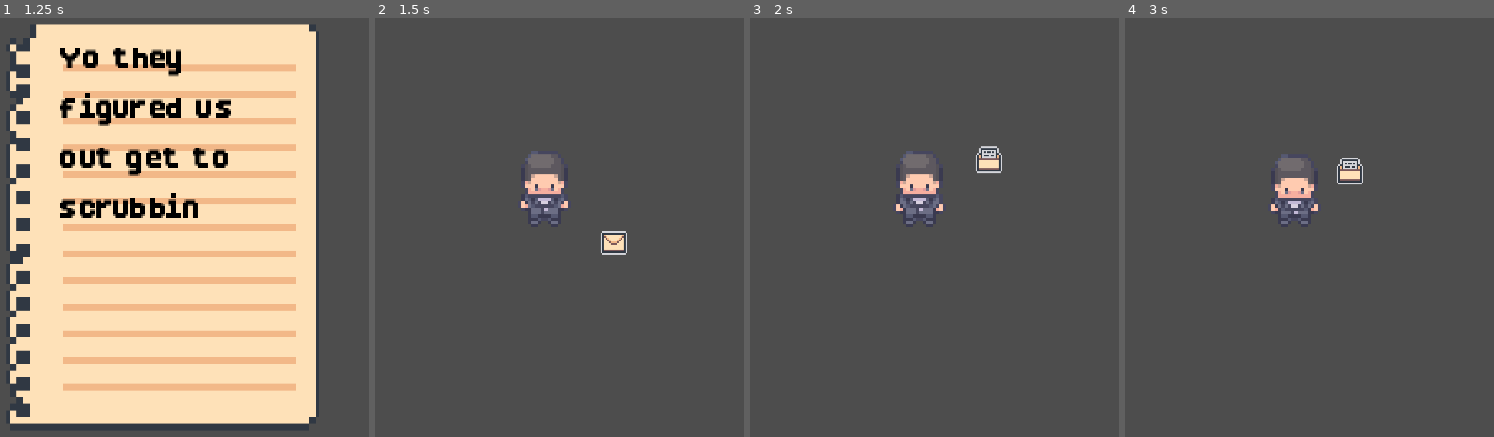
Above: before the commit, frames 1-4 (left to right).
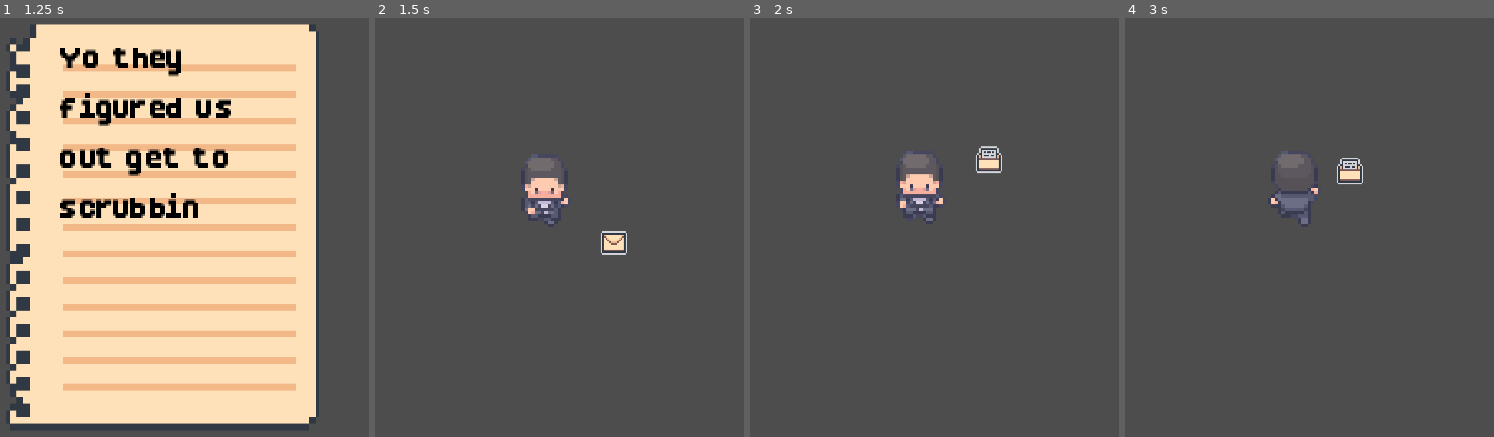
Above: after the commit, the same moments.

Repository: CISC204-S26/hw4-mrcheng-nabilmou
Game: Godot game, scene res://SCENES/Main.tscn
Two runs of this game, one before a commit and one after it. Both use one fixed random seed, a clock stepped at 60 frames per second and the inputs below.
Inputs:
- Up to frame 1 (1.25 s): hold D (Right) from 0.53 s (still down); tap E (Interact) at 0.6 s
- Up to frame 2 (1.5 s): tap Enter at 1.25 s; release D (Right) at 1.28 s; hold S (Down) from 1.28 s (still down); tap E (Interact) at 1.35 s
- Up to frame 3 (2 s): keep holding S (Down)
- Up to frame 4 (3 s): release S (Down) at 2.03 s; hold D (Right) 2.03-2.78 s; tap E (Interact) at 2.1, 2.85 s; tap Space at 2.75 s; hold W (Up) from 2.78 s (still down)

Frame 1 is identical in both runs. In frame 2, 0.6% of the frame differs, in the area x 39-53%, y 31-50%; in frame 3, 0.2%; in frame 4, 0.9%.

Commit message:
fixed player animations

Diff:
--- a/cisc-204-pair-project/SCENES/TestScene.tscn
+++ b/cisc-204-pair-project/SCENES/TestScene.tscn
@@ -1,6 +1,6 @@
 [gd_scene format=3 uid="uid://cmjqher0ljh43"]
 
-[ext_resource type="PackedScene" uid="uid://bn67onos3vkvd" path="res://SCENES/Player.tscn" id="1_13b88"]
+[ext_resource type="PackedScene" uid="uid://bn67onos3vkvd" path="res://SCENES/player.tscn" id="1_13b88"]
 
 [node name="TestScene" type="Node2D" unique_id=614647021]
 
--- a/cisc-204-pair-project/SCENES/player.tscn
+++ b/cisc-204-pair-project/SCENES/player.tscn
@@ -397,7 +397,7 @@
 [node name="AnimatedSprite2D" type="AnimatedSprite2D" parent="." unique_id=1847273026]
 position = Vector2(0, -32)
 sprite_frames = SubResource("SpriteFrames_dxdai")
-animation = &"Walk_Backward"
+animation = &"Idle_Foward"
 autoplay = "Idle_Foward"
 
 [node name="CollisionShape2D" type="CollisionShape2D" parent="." unique_id=777894705]
--- a/cisc-204-pair-project/SCRIPTS/player.gd
+++ b/cisc-204-pair-project/SCRIPTS/player.gd
@@ -16,33 +16,20 @@
 		move_and_slide()
 		return
 
-	var input_vector = Vector2.ZERO
-	if input_vector != Vector2.ZERO:
-		last_direction = input_vector
-
 	var input_direction = Vector2(
 		Input.get_action_strength("Right") - Input.get_action_strength("Left"),
 		Input.get_action_strength("Down") - Input.get_action_strength("Up")
-	)
+		)
 
-	#THIS IS THE SAME THING AS ABOVE
-	# Horizontal
-	'''if Input.is_action_pressed("Left"):
-		input_vector.x -= 1
-	if Input.is_action_pressed("Right"):
-		input_vector.x += 1
-	# Vertical
-	if Input.is_action_pressed("Up"):
-		input_vector.y -= 1
-	if Input.is_action_pressed("Down"):
-		input_vector.y += 1'''
+	# Save last direction for idle animations
+	if input_direction != Vector2.ZERO:
+		last_direction = input_direction
 
-	# Normalize so diagonal movement isn't faster
-	input_vector = input_vector.normalized()
-
-	velocity = input_direction * SPEED
-	#velocity = input_vector * SPEED
+	# Movement
+	velocity = input_direction.normalized() * SPEED
 	move_and_slide()
+	# NEW: update animations
+	update_animation(input_direction)
 
 
 func _process(delta):
@@ -71,16 +58,16 @@
 		elif last_direction.x > 0:
 			sprite.play("Idle_Right")
 		elif last_direction.y < 0:
+			sprite.play("Idle_Backward")
+		else:
 			sprite.play("Idle_Foward")
+	else:
+	# WALK animations
+		if input_vector.x < 0:
+			sprite.play("Walk_Left")
+		elif input_vector.x > 0:
+			sprite.play("Walk_Right")
+		elif input_vector.y < 0:
+			sprite.play("Walk_Backward")
 		else:
-			sprite.play("Idle_Backward")
-	#else:
-	# WALK animations
-		'''if input_vector.x < 0:
-			sprite.play("walk_left")
-		elif input_vector.x > 0:
-			sprite.play("walk_right")
-		elif input_vector.y < 0:
-			sprite.play("walk_up")
-		else:
-			sprite.play("walk_down")'''
+			sprite.play("Walk_Foward")
Not shown, changed: .DS_Store
